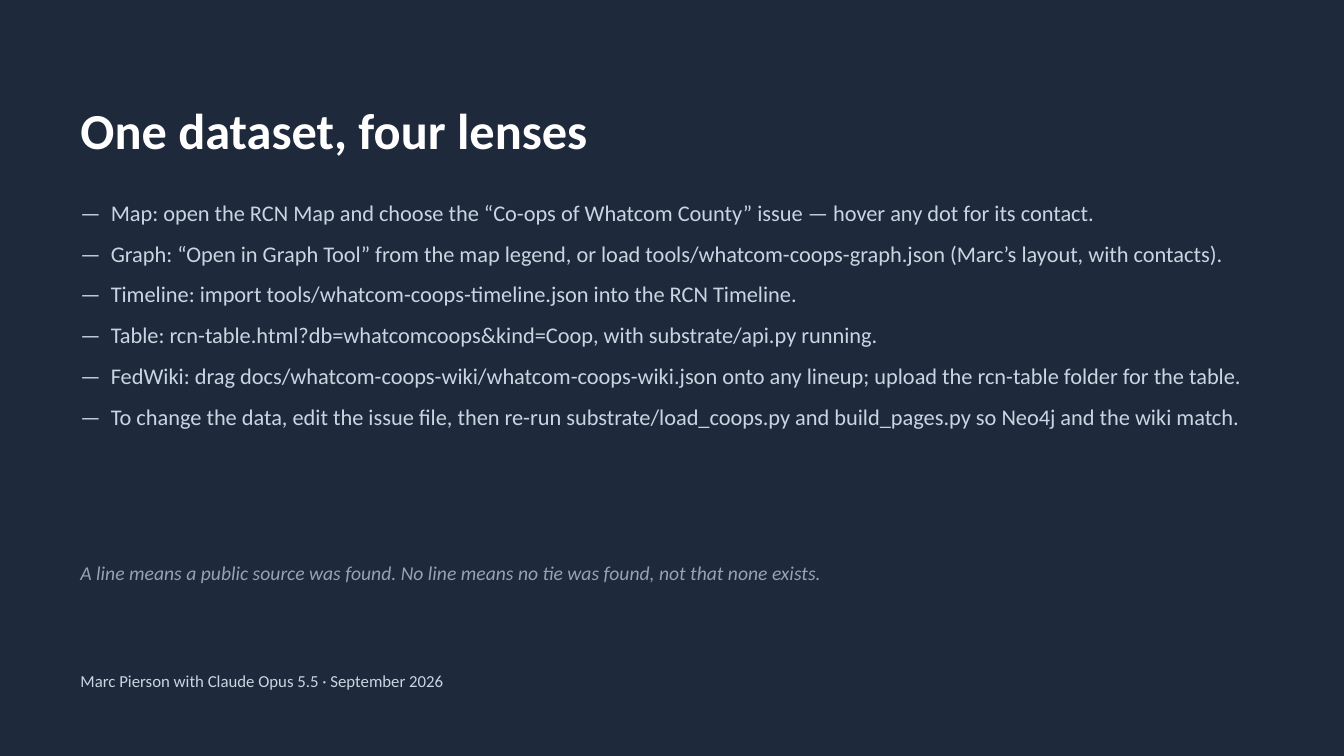
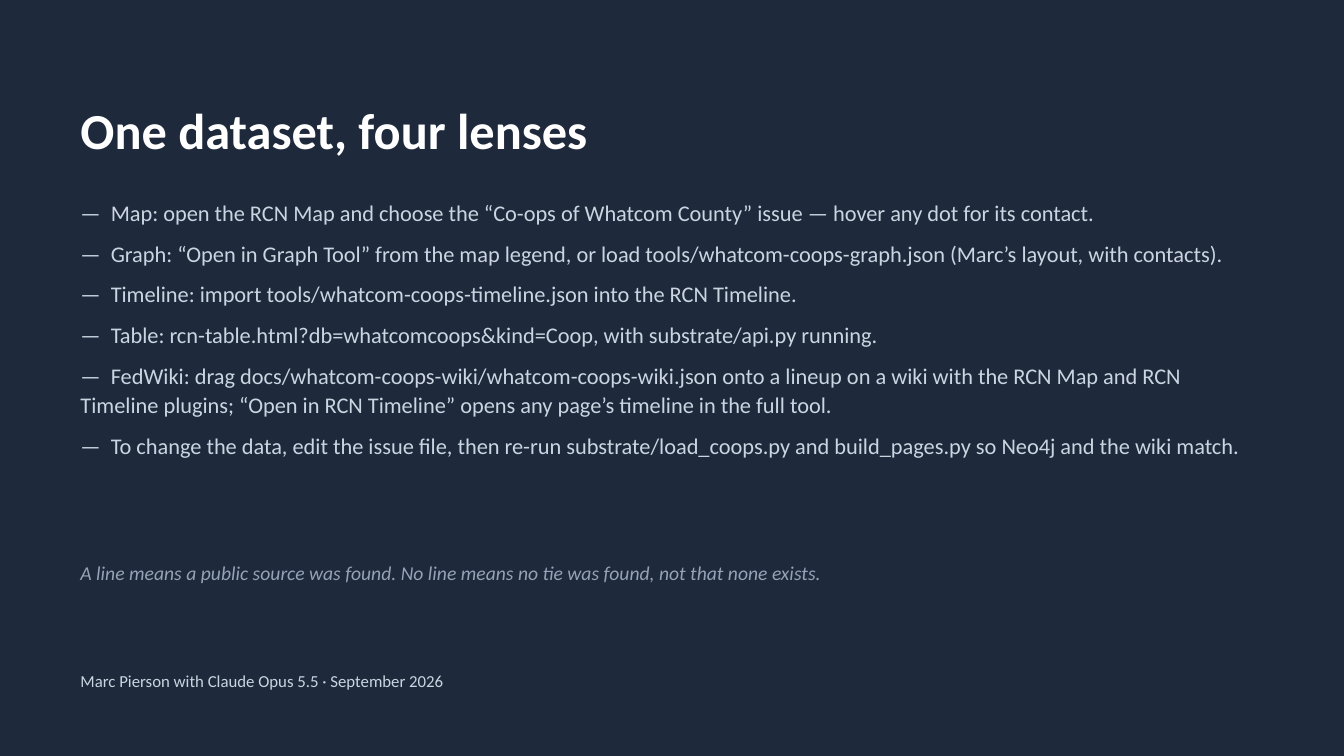
Before and after one commit to marpie1/rcn, a slide deck: slide 19 of docs/whatcom-coops-four-lenses.pptx (slide 17 before the commit). Drawn at 1344x756 pixels with LibreOffice and Linux fonts; fonts in the diff are those of the drawing. Boxes give left, top, right and bottom in pixels: in the first picture for what was removed or moved away, otherwise in the second. Text is boxed around its words. In the diff, an @@ line names an element or a change of style, - is before the commit and + after.

```diff
--- a/docs/whatcom-coops-four-lenses.pptx
+++ b/docs/whatcom-coops-four-lenses.pptx
@@ text at <box>80,368,1180,417</box>: text changed @@
-— FedWiki: drag docs/whatcom-coops-wiki/whatcom-coops-wiki.json onto any lineup; upload the rcn-table folder for the table.
+— FedWiki: drag docs/whatcom-coops-wiki/whatcom-coops-wiki.json onto a lineup on a wiki with the RCN Map and RCN Timeline plugins; “Open in RCN Timeline” opens any page’s timeline in the full tool.
```
Also in this commit, not shown: 5 other slides changed, 2 slides added, 11 other files.
